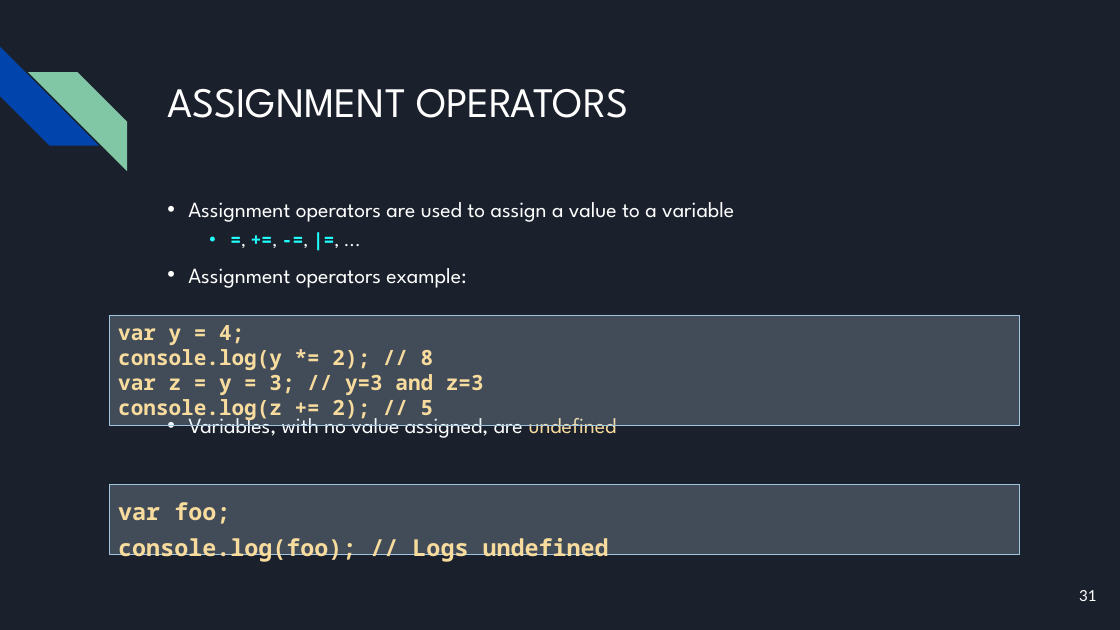
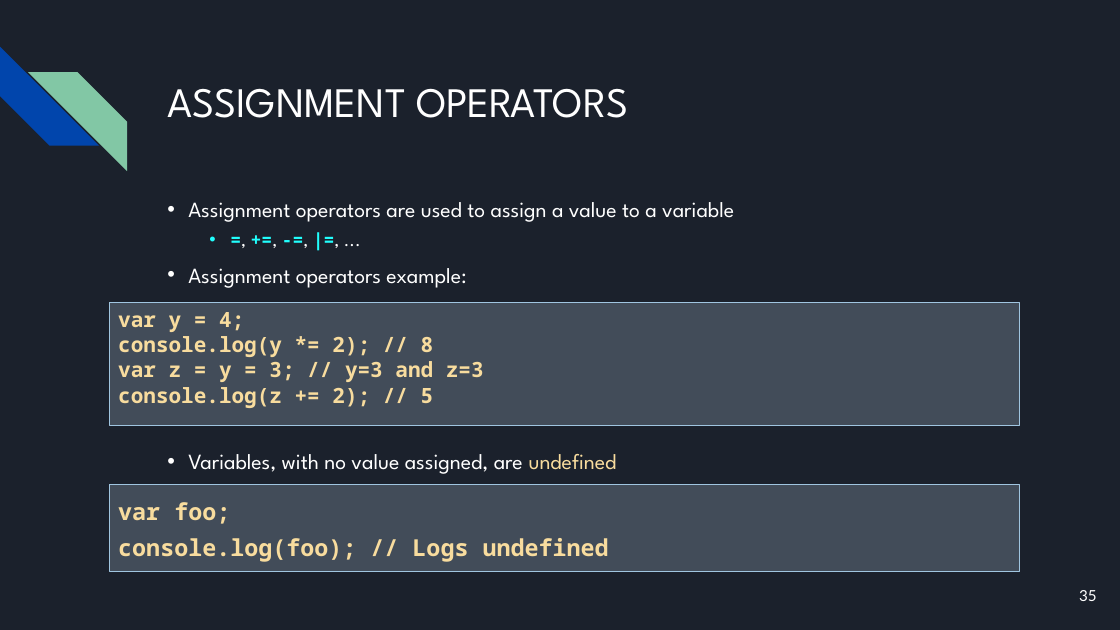
Before and after one commit to bulhard/Javascript-Programming-2022, a slide deck: slide 35 of Presentations/04 JavaScript syntax - Presentation.pptx (slide 31 before the commit). Drawn at 1120x630 pixels with LibreOffice and Linux fonts; fonts in the diff are those of the drawing. Boxes give left, top, right and bottom in pixels: in the first picture for what was removed or moved away, otherwise in the second. Text is boxed around its words. In the diff, an @@ line names an element or a change of style, - is before the commit and + after.

```diff
--- a/Presentations/04 JavaScript syntax - Presentation.pptx
+++ b/Presentations/04 JavaScript syntax - Presentation.pptx
@@ text "Assignment operators are used to ..." rewrapped from <box>188,202,734,440</box> to <box>188,202,734,474</box> @@
@@ rectangle "var y = 4;": place and size @@
-rectangle "var y = 4;" at <box>110,315,1020,425</box>
+rectangle "var y = 4;" at <box>110,302,1020,425</box>
@@ rectangle "var foo;": place and size @@
-rectangle "var foo;" at <box>110,485,1020,555</box>
+rectangle "var foo;" at <box>110,485,1020,571</box>
@@ page number at <box>1079,590,1097,601</box>: text changed @@
-31
+35
```
Also in this commit, not shown: 8 other slides changed, 4 slides added.
